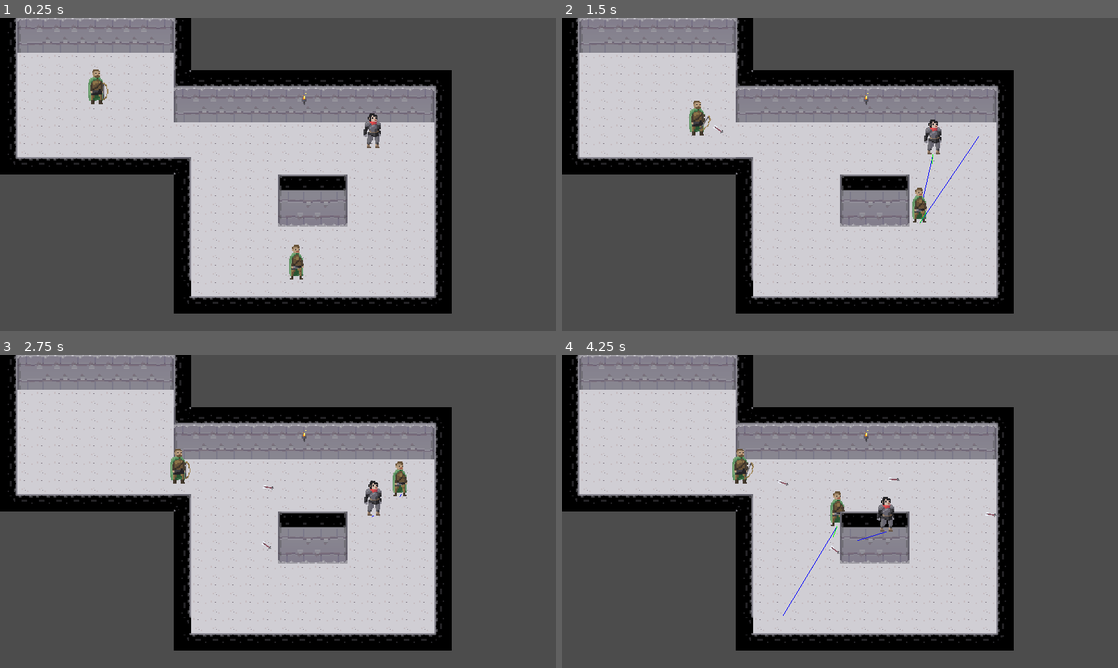
Above: before the commit, frames 1-4 (two rows, left to right).
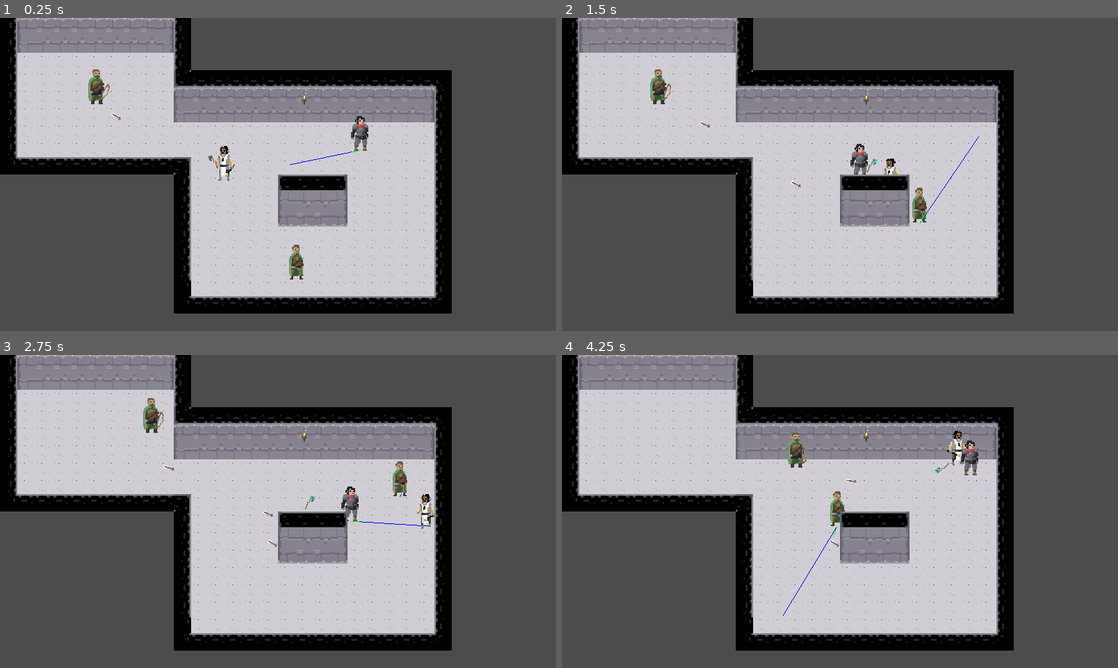
Above: after the commit, the same moments.

Repository: JillyMan/killer-in-london
Game: Godot game, scene res://src/levels/steering_test_level/SteeringTestLevel.tscn
Same seed, same stepped clock (60 frames per second), same inputs: the game is played once before the commit and once after it. This scene is started directly instead of the project's main scene.
Inputs (mouse positions are in pixels of both pictures, inside the frame that each line leads up to):
- Up to frame 1 (0.25 s): no input
- Up to frame 2 (1.5 s): move the mouse to (962, 158) at 0.52 s; hold D (player_move_right) 0.53-1.28 s; click (962, 158) at 0.6 s; move the mouse to (728, 190) at 1.27 s; hold S (player_move_down) from 1.28 s (still down); right-click (728, 190) at 1.35 s
- Up to frame 3 (2.75 s): move the mouse to (333, 442) at 2.02 s; release S (player_move_down) at 2.03 s; hold D (player_move_right) from 2.03 s (still down); tap Space (player_dash) at 2.1 s
- Up to frame 4 (4.25 s): move the mouse to (812, 574) at 2.77 s; release D (player_move_right) at 2.78 s; hold W (player_move_up) 2.78-3.53 s; click (812, 574) at 2.85 s; move the mouse to (1006, 558) at 3.52 s; hold A (player_move_left) from 3.53 s (still down); right-click (1006, 558) at 3.6 s

The runs differ from the first frame. In frame 1, 0.7% of the frame differs, in the area x 17-69%, y 20-52%; in frame 2, 1.1%; in frame 3, 1.2%, in the area x 25-79%, y 13-62%; in frame 4, 1.2%.

Commit message:
complete bots

Diff:
--- a/killer-in-london/project.godot
+++ b/killer-in-london/project.godot
@@ -164,11 +164,6 @@
 "language": "GDScript",
 "path": "res://addons/libgdx-behavior-tree/src/btree/branch_task/Parallel.gd"
 }, {
-"base": "LeafTask",
-"class": "PursueTarget",
-"language": "GDScript",
-"path": "res://src/behavior_tree_extensions/actions/steering/PursueTarget.gd"
-}, {
 "base": "PlayerBase",
 "class": "Player",
 "language": "GDScript",
@@ -183,6 +178,11 @@
 "class": "PlayerFSM",
 "language": "GDScript",
 "path": "res://src/entities/characters/player/PlayerFSM.gd"
+}, {
+"base": "LeafTask",
+"class": "PursueTarget",
+"language": "GDScript",
+"path": "res://src/behavior_tree_extensions/actions/steering/PursueTarget.gd"
 }, {
 "base": "Selector",
 "class": "RandomSelector",
@@ -276,10 +276,10 @@
 "MoveToObject": "",
 "MoveToPoint": "",
 "Parallel": "res://addons/libgdx-behavior-tree/assets/icons/parallel_icon.png",
-"PursueTarget": "",
 "Player": "",
 "PlayerBase": "",
 "PlayerFSM": "",
+"PursueTarget": "",
 "RandomSelector": "res://addons/libgdx-behavior-tree/assets/icons/random_selector_icon.png",
 "RandomSequence": "res://addons/libgdx-behavior-tree/assets/icons/random_sequence_icon.png",
 "Repeater": "res://addons/libgdx-behavior-tree/assets/icons/repeat_icon.png",
--- a/killer-in-london/src/entities/characters/enemies/archer/Archer.gd
+++ b/killer-in-london/src/entities/characters/enemies/archer/Archer.gd
@@ -11,5 +11,11 @@
 
 func attack(direction):
 	bow.rotation = direction.angle()
-	bow.use(direction)
+	bow.use(self, direction)
 	pass
+
+
+func death():
+	$BloodEffect.restart()
+	$BloodEffect.emitting = true
+	pass
--- a/killer-in-london/src/entities/characters/enemies/archer/Archer.tscn
+++ b/killer-in-london/src/entities/characters/enemies/archer/Archer.tscn
@@ -16,9 +16,13 @@
 [ext_resource path="res://src/behavior_tree_extensions/actions/IsObjectClose.gd" type="Script" id=14]
 [ext_resource path="res://src/behavior_tree_extensions/actions/steering/Evade.gd" type="Script" id=15]
 [ext_resource path="res://src/entities/environment/weapon/projectile/arrow/Arrow.tscn" type="PackedScene" id=16]
+[ext_resource path="res://src/particles/BloodEmitting.tres" type="Material" id=17]
 
 [sub_resource type="RectangleShape2D" id=1]
-extents = Vector2( 8.328, 2.7424 )
+extents = Vector2( 6.73402, 2.7424 )
+
+[sub_resource type="RectangleShape2D" id=2]
+extents = Vector2( 9.1887, 12.2408 )
 
 [node name="Archer" instance=ExtResource( 1 )]
 collision_layer = 4
@@ -82,3 +86,19 @@
 
 [node name="CollisionShape2D" type="CollisionShape2D" parent="." index="5"]
 shape = SubResource( 1 )
+
+[node name="HitBox" parent="." index="6"]
+position = Vector2( 0.122086, -7.56937 )
+
+[node name="CollisionShape2D" type="CollisionShape2D" parent="HitBox" index="0"]
+shape = SubResource( 2 )
+
+[node name="BloodEffect" type="Particles2D" parent="." index="8"]
+position = Vector2( 1.84464, -28.8846 )
+emitting = false
+amount = 32
+lifetime = 2.0
+one_shot = true
+explosiveness = 1.0
+local_coords = false
+process_material = ExtResource( 17 )
--- a/killer-in-london/src/entities/characters/enemies/base_enemy/BaseEnemy.gd
+++ b/killer-in-london/src/entities/characters/enemies/base_enemy/BaseEnemy.gd
@@ -11,3 +11,8 @@
 
 func attack(direction):
 	pass
+
+
+func death():
+	print("dead")
+	pass
--- a/killer-in-london/src/entities/characters/enemies/swordsman/Swordsman.gd
+++ b/killer-in-london/src/entities/characters/enemies/swordsman/Swordsman.gd
@@ -5,7 +5,7 @@
 
 onready var attack_fsm = $AttackFSM
 onready var body = $Body
-onready var damage_producer_shape = $CollisionShape2D
+onready var damage_producer_shape = $Body/DamageProducer/CollisionShape2D2
 
 
 func _process(delta):
@@ -20,3 +20,9 @@
 	var target_position = direction * global_position.distance_to(enemy.global_position)
 	attack_fsm.set_state($AttackFSM/Attack, false, {"target_position":target_position})
 	pass
+
+
+func death():
+	$BloodEffect.restart()
+	$BloodEffect.emitting = true
+	pass
--- a/killer-in-london/src/entities/characters/enemies/swordsman/Swordsman.tscn
+++ b/killer-in-london/src/entities/characters/enemies/swordsman/Swordsman.tscn
@@ -18,12 +18,18 @@
 [ext_resource path="res://src/behavior_tree_extensions/actions/steering/FollowPathToPoint.gd" type="Script" id=16]
 [ext_resource path="res://addons/libgdx-behavior-tree/src/btree/branch_task/Sequence.gd" type="Script" id=17]
 [ext_resource path="res://src/libs/damage_system/DamageProducer.gd" type="Script" id=18]
+[ext_resource path="res://src/libs/damage_system/HealthPoints.gd" type="Script" id=19]
+[ext_resource path="res://src/libs/damage_system/HitBox.gd" type="Script" id=20]
+[ext_resource path="res://src/particles/BloodEmitting.tres" type="Material" id=21]
 
 [sub_resource type="RectangleShape2D" id=1]
-extents = Vector2( 8.85842, 3.1473 )
+extents = Vector2( 10.2416, 10 )
 
 [sub_resource type="RectangleShape2D" id=2]
-extents = Vector2( 10.2416, 10 )
+extents = Vector2( 6.14564, 3.1473 )
+
+[sub_resource type="RectangleShape2D" id=3]
+extents = Vector2( 10.9496, 11.2303 )
 
 [node name="Swordsman" instance=ExtResource( 2 )]
 collision_layer = 4
@@ -40,6 +46,17 @@
 texture = ExtResource( 1 )
 region_enabled = true
 region_rect = Rect2( 16, 416, 16, 32 )
+
+[node name="DamageProducer" type="Area2D" parent="Body" index="1"]
+position = Vector2( 0.255774, -5.627 )
+collision_layer = 4
+collision_mask = 2
+script = ExtResource( 18 )
+damage_type = 5
+
+[node name="CollisionShape2D2" type="CollisionShape2D" parent="Body/DamageProducer" index="0"]
+shape = SubResource( 1 )
+disabled = true
 
 [node name="AttackFSM" type="Node" parent="." index="3"]
 script = ExtResource( 4 )
@@ -99,16 +116,30 @@
 
 [node name="CollisionShape2D" type="CollisionShape2D" parent="." index="5"]
 position = Vector2( 0.0769463, 1.90735e-06 )
-shape = SubResource( 1 )
+shape = SubResource( 2 )
 
-[node name="DamageProducer" type="Area2D" parent="." index="6"]
-position = Vector2( 0.255774, -5.627 )
+[node name="HealthPoints" type="Node" parent="." index="6"]
+script = ExtResource( 19 )
+subject_node_path = NodePath("..")
+
+[node name="HitBox" type="Area2D" parent="." index="7"]
+visible = false
 collision_layer = 4
 collision_mask = 2
-script = ExtResource( 18 )
-damage_type = 5
+script = ExtResource( 20 )
+health_points_node_path = NodePath("../HealthPoints")
 
-[node name="CollisionShape2D2" type="CollisionShape2D" parent="DamageProducer" index="0"]
-shape = SubResource( 2 )
-disabled = true
+[node name="CollisionShape2D" type="CollisionShape2D" parent="HitBox" index="0"]
+position = Vector2( 0.179493, -6.73088 )
+shape = SubResource( 3 )
+
+[node name="BloodEffect" type="Particles2D" parent="." index="8"]
+position = Vector2( 0.332169, -28.0682 )
+emitting = false
+amount = 32
+lifetime = 2.0
+one_shot = true
+explosiveness = 1.0
+local_coords = false
+process_material = ExtResource( 21 )
 [connection signal="tween_all_completed" from="AttackFSM/Attack/Tween" to="AttackFSM/Attack" method="_on_Tween_tween_all_completed"]
--- a/killer-in-london/src/entities/characters/player/PlayerBase.gd
+++ b/killer-in-london/src/entities/characters/player/PlayerBase.gd
@@ -24,3 +24,7 @@
 		current_dir.x = 1
 
 	current_dir = current_dir.normalized()
+
+
+func get_velocity():
+	return get_move_dir() * speed
--- a/killer-in-london/src/entities/environment/weapon/bow/Bow.gd
+++ b/killer-in-london/src/entities/environment/weapon/bow/Bow.gd
@@ -6,7 +6,7 @@
 onready var timer = $Timer
 
 
-func use(direction):
+func use(emitter, direction):
 	if timer.time_left > 0:
 		return
 
@@ -17,5 +17,5 @@
 	projectile_instance.direction = direction
 	projectiles.add_child(projectile_instance)
 
-	projectile_instance.global_position = global_position
+	projectile_instance.global_position = emitter.global_position
 	pass
--- a/killer-in-london/src/levels/steering_test_level/SteeringTestLevel.tscn
+++ b/killer-in-london/src/levels/steering_test_level/SteeringTestLevel.tscn
@@ -7,6 +7,7 @@
 [ext_resource path="res://src/libs/steering_behaviors/steering_forces_drawer/SteeringForcesDrawer.tscn" type="PackedScene" id=5]
 [ext_resource path="res://src/entities/characters/enemies/swordsman/Swordsman.tscn" type="PackedScene" id=6]
 [ext_resource path="res://assets/dungeon_tileset_calciumtrice.png" type="Texture" id=7]
+[ext_resource path="res://src/entities/characters/player/Player.tscn" type="PackedScene" id=8]
 
 [sub_resource type="TileSet" id=1]
 0/name = "dungeon_tileset_calciumtrice.png 0"
@@ -361,7 +362,8 @@
 max_see_ahead = 16.0
 mass = 10.0
 wander_force = 30.0
-enemy_node_path = NodePath("../Hunter")
+enemy_node_path = NodePath("../Player")
+attack_offset = 16.0
 attack_time = 0.5
 
 [node name="SteeringForcesDrawer2" parent="YSort/Swordsman" index="6" instance=ExtResource( 5 )]
@@ -373,7 +375,7 @@
 max_see_ahead = 16.0
 mass = 5.0
 wander_force = 32.0
-enemy_node_path = NodePath("../Hunter")
+enemy_node_path = NodePath("../Player")
 
 [node name="Ceiling" type="TileMap" parent="YSort" index="4"]
 tile_set = SubResource( 4 )
@@ -382,3 +384,9 @@
 cell_y_sort = true
 format = 1
 tile_data = PoolIntArray( 0, -536870908, 0, 10, -2147483644, 0, 65536, -536870908, 0, 65546, -2147483644, 0, 131072, -5 …(1648 unchanged characters)…
+
+[node name="Player" parent="YSort" index="5" instance=ExtResource( 8 )]
+position = Vector2( 206.306, 147.657 )
+collision_mask = 3
+speed = 15.0
+friction = 0.1
--- /dev/null
+++ b/killer-in-london/src/particles/BloodEmitting.tres
@@ -0,0 +1,20 @@
+[gd_resource type="ParticlesMaterial" load_steps=3 format=2]
+
+[sub_resource type="Curve" id=1]
+_data = [ Vector2( 0, 1 ), 0.0, 0.0, 0, 0, Vector2( 1, 0 ), 0.0, 0.0, 0, 0 ]
+
+[sub_resource type="CurveTexture" id=2]
+curve = SubResource( 1 )
+
+[resource]
+flag_disable_z = true
+direction = Vector3( 0, -1, 0 )
+gravity = Vector3( 0, 98, 0 )
+initial_velocity = 135.34
+initial_velocity_random = 1.0
+orbit_velocity = 0.0
+orbit_velocity_random = 0.0
+scale = 2.0
+scale_random = 1.0
+scale_curve = SubResource( 2 )
+color = Color( 0.552941, 0, 0, 1 )
Not shown: 1 places in killer-in-london/src/entities/characters/enemies/archer/Archer.tscn that only renumber resources
Not shown: 1 places in killer-in-london/src/entities/characters/enemies/swordsman/Swordsman.tscn that only renumber resources
Not shown: 1 places in killer-in-london/src/levels/steering_test_level/SteeringTestLevel.tscn that only renumber resources
